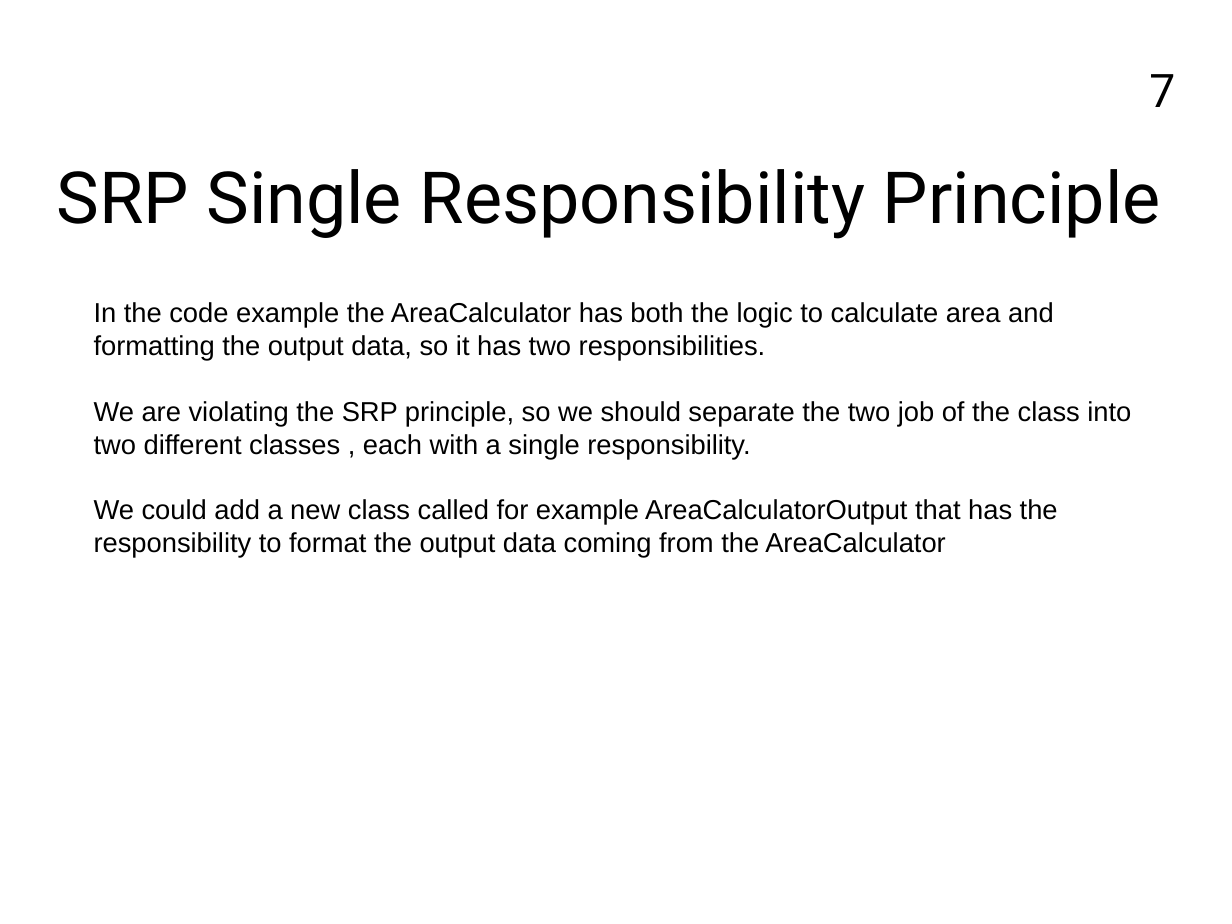
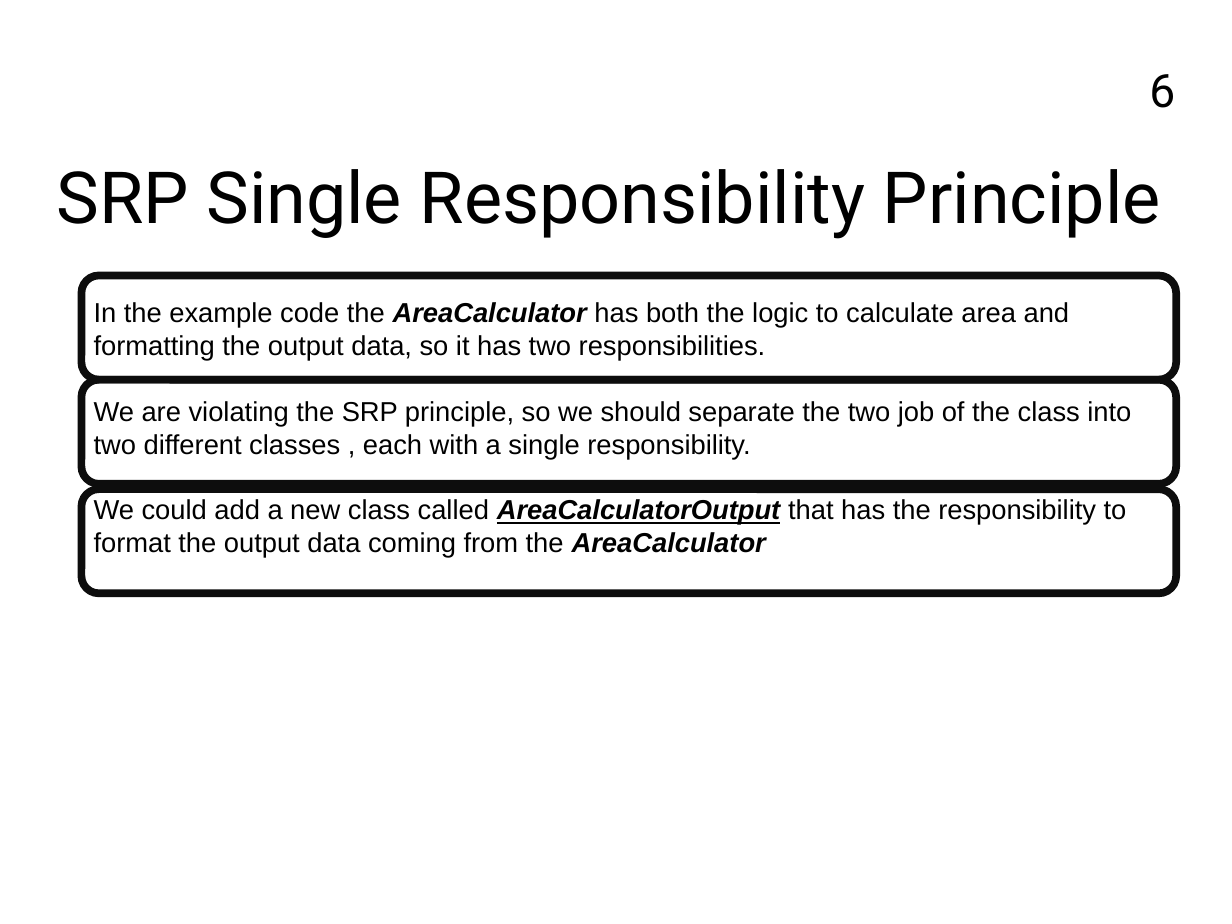
Before and after one commit to FrancoMelandri/SOLID, a slide deck: slide 6 of docs/solid.pptx (slide 7 before the commit). Drawn at 1232x924 pixels with LibreOffice and Linux fonts; fonts in the diff are those of the drawing. Boxes give left, top, right and bottom in pixels: in the first picture for what was removed or moved away, otherwise in the second. Text is boxed around its words. In the diff, an @@ line names an element or a change of style, - is before the commit and + after.

```diff
--- a/docs/solid.pptx
+++ b/docs/solid.pptx
@@ page number at (x1=1149, y1=74, x2=1175, y2=108): text changed @@
-7
+6
@@ rounded rectangle added at (x1=81, y1=276, x2=1177, y2=381), outline #0D0D0D 4.5 pt @@
@@ text at (x1=94, y1=302, x2=1070, y2=361): text changed @@
-In the code example the AreaCalculator has both the logic to calculate area and formatting the output data, so it has two responsibilities.
+In the example code the AreaCalculator has both the logic to calculate area and formatting the output data, so it has two responsibilities.
@@ rounded rectangle added at (x1=81, y1=379, x2=1177, y2=484), outline #0D0D0D 4.5 pt @@
@@ rounded rectangle added at (x1=81, y1=489, x2=1177, y2=594), outline #0D0D0D 4.5 pt @@
@@ text at (x1=94, y1=499, x2=1127, y2=558): text changed @@
-We could add a new class called for example AreaCalculatorOutput that has the responsibility to format the output data coming from the AreaCalculator
+We could add a new class called AreaCalculatorOutput that has the responsibility to format the output data coming from the AreaCalculator
```
Also in this commit, not shown: 5 other slides changed, 1 slide added, 1 slide removed.
